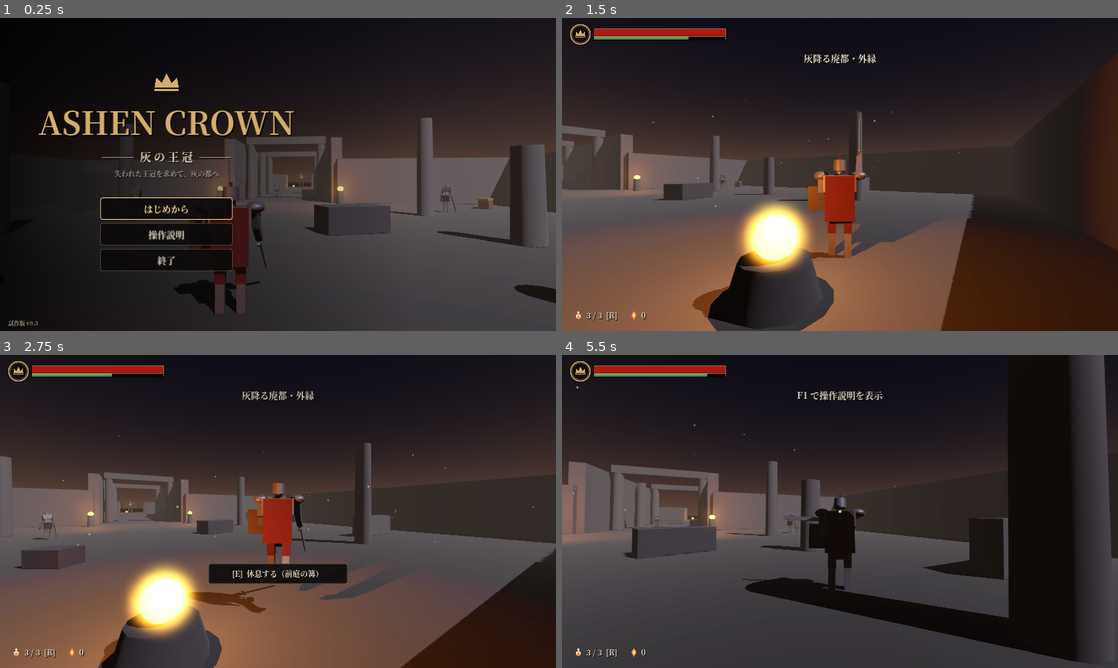
Above: before the commit, frames 1-4 (two rows, left to right).
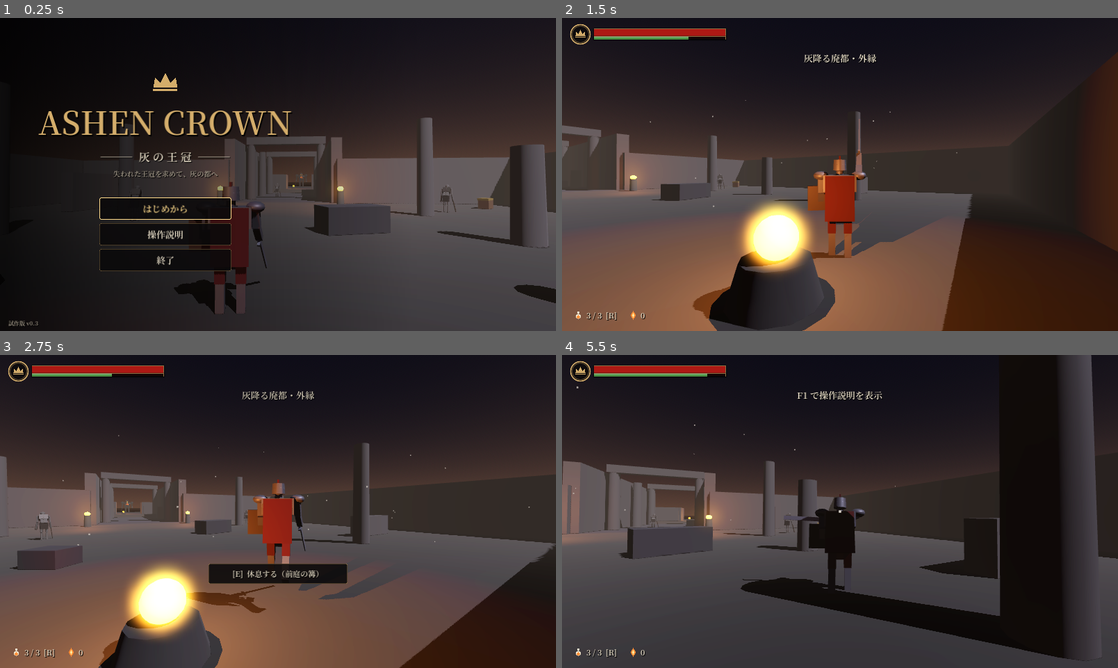
Above: after the commit, the same moments.

Repository: munimuniyaeba1995-glitch/kkb
Game: Godot game, scene res://scenes/title.tscn
The game is run twice, just before and just after one commit, with the same random seed, the same clock (stepped at 60 frames per second) and the same inputs.
Inputs (mouse positions are in pixels of both pictures, inside the frame that each line leads up to):
- Up to frame 1 (0.25 s): no input
- Up to frame 2 (1.5 s): click "はじめから" at 0.5 s; tap Enter at 1.25 s; move the mouse to (867, 174) at 1.27 s; hold W (move_forward) from 1.28 s (still down); tap C (attack_heavy) at 1.35 s; click (867, 174) at 1.42 s
- Up to frame 3 (2.75 s): keep holding W (move_forward); tap F (jump) at 1.52, 2.27 s; move the mouse to (250, 511) at 2.02 s; click (250, 511) at 2.1 s
- Up to frame 4 (5.5 s): keep holding W (move_forward); move the mouse to (851, 505) at 2.77 s; tap Down (cam_down) at 2.85 s; click (851, 505) at 2.92 s; move the mouse to (834, 517) at 3.52 s; tap Left (cam_left) at 3.6 s; click (834, 517) at 3.67 s; tap F (jump) at 3.77, 4.52, 5.27 s; move the mouse to (878, 514) at 4.27 s; tap Right (cam_right) at 4.35 s; click (878, 514) at 4.42 s; move the mouse to (795, 508) at 5.02 s; tap Up (cam_up) at 5.1 s; click (795, 508) at 5.17 s

The runs differ from the first frame. In frame 1, 2.2% of the frame differs, in the area x 1-53%, y 17-99%; in frame 2, 1.6%; in frame 3, 2.1%; in frame 4, 6.4%, in the area x 0-100%, y 0-99%.

Commit message:
v0.3.1: playable web build for iPhone Safari
- Web export preset (no threads), touch UI auto-enabled on mobile browsers
- Bundle Noto Serif JP subset (OFL, ~600KB) so Japanese renders everywhere
- Fix TouchControls having zero size (buttons offset on high-DPI screens)
- tools/web_artifact: gzip-packed build for 15MB-per-file hosting
- SPEC.md split from DESIGN.md, docs/CREDITS.md, tools/subset_font.py

Co-Authored-By: Claude Opus 5.5 <noreply@anthropic.com>
Claude-Session: https://claude.ai/code/session_01QyXrYMsKigxpHxRFHe7WnD

Diff:
--- a/project.godot
+++ b/project.godot
@@ -25,6 +25,10 @@
 window/stretch/aspect="expand"
 window/handheld/orientation=4
 
+[gui]
+
+theme/custom_font="res://assets/fonts/NotoSerifJP-SemiBold-subset.ttf"
+
 [physics]
 
 common/physics_ticks_per_second=60
@@ -32,4 +36,5 @@
 [rendering]
 
 renderer/rendering_method="mobile"
+renderer/rendering_method.web="gl_compatibility"
 textures/vram_compression/import_etc2_astc=true
--- a/scripts/autoload/game_settings.gd
+++ b/scripts/autoload/game_settings.gd
@@ -36,8 +36,13 @@
 	_apply_input_mode()
 
 
+## スマホ・タブレットか（アプリ版、またはスマホのブラウザで開いたWeb版）
 func is_mobile() -> bool:
-	return OS.has_feature("mobile")
+	return OS.has_feature("mobile") or OS.has_feature("web_ios") or OS.has_feature("web_android")
+
+
+func is_web() -> bool:
+	return OS.has_feature("web")
 
 
 func set_quality(q: int) -> void:
--- a/scripts/ui/touch_controls.gd
+++ b/scripts/ui/touch_controls.gd
@@ -50,7 +50,7 @@
 
 
 func _ready() -> void:
-	set_anchors_preset(Control.PRESET_FULL_RECT)
+	set_anchors_and_offsets_preset(Control.PRESET_FULL_RECT)
 	mouse_filter = Control.MOUSE_FILTER_IGNORE
 	_cache_vp = SubViewport.new()
 	_cache_vp.transparent_bg = true
@@ -62,8 +62,10 @@
 	_cache_vp.add_child(_painter)
 	_cache_rect = TextureRect.new()
 	_cache_rect.texture = _cache_vp.get_texture()
-	_cache_rect.set_anchors_preset(Control.PRESET_FULL_RECT)
+	_cache_rect.set_anchors_and_offsets_preset(Control.PRESET_FULL_RECT)
 	_cache_rect.stretch_mode = TextureRect.STRETCH_SCALE
+	# 画像の画素数が画面より大きくても枠を広げない（高解像度の端末でボタンが画面外にずれるのを防ぐ）
+	_cache_rect.expand_mode = TextureRect.EXPAND_IGNORE_SIZE
 	_cache_rect.mouse_filter = Control.MOUSE_FILTER_IGNORE
 	add_child(_cache_rect)
 	get_viewport().size_changed.connect(_layout)
--- a/scripts/ui/ui_theme.gd
+++ b/scripts/ui/ui_theme.gd
@@ -20,14 +20,17 @@
 static var _serif: Font
 
 
-## 明朝/セリフ体（端末にあるものを使う。無ければ標準フォント）
+const SERIF_PATH := "res://assets/fonts/NotoSerifJP-SemiBold-subset.ttf"
+
+
+## 明朝体（同梱の Noto Serif JP。ゲームで使う文字だけに絞ってある）。
+## どの端末・ブラウザでも同じ見た目になる。足りない文字は端末のフォントで補う
 static func serif() -> Font:
 	if _serif == null:
-		var f := SystemFont.new()
-		f.font_names = PackedStringArray([
-			"Yu Mincho", "YuMincho", "Hiragino Mincho ProN", "Noto Serif CJK JP", "Noto Serif JP",
-			"Source Han Serif JP", "MS PMincho", "Noto Serif", "Georgia", "serif"])
-		f.font_weight = 600
+		var f: FontFile = load(SERIF_PATH)
+		var sys := SystemFont.new()
+		sys.font_names = PackedStringArray(["Hiragino Mincho ProN", "Yu Mincho", "Noto Serif CJK JP", "serif"])
+		f.fallbacks = [sys]
 		_serif = f
 	return _serif
 
Binary file added: assets/fonts/NotoSerifJP-SemiBold-subset.ttf
Not shown, added: assets/fonts/NotoSerifJP-SemiBold-subset.ttf.import
Not shown, added: assets/fonts/OFL.txt
Not shown, changed: export_presets.cfg
Not shown, changed: CLAUDE.md
Not shown, changed: JOURNAL.md
Not shown, changed: README.md
Not shown, added: SPEC.md
Not shown, added: docs/CREDITS.md
Not shown, changed: docs/DESIGN.md
Not shown, added: tools/subset_font.py
Not shown, added: tools/web_artifact/build.sh
(and 1 more such lines)
